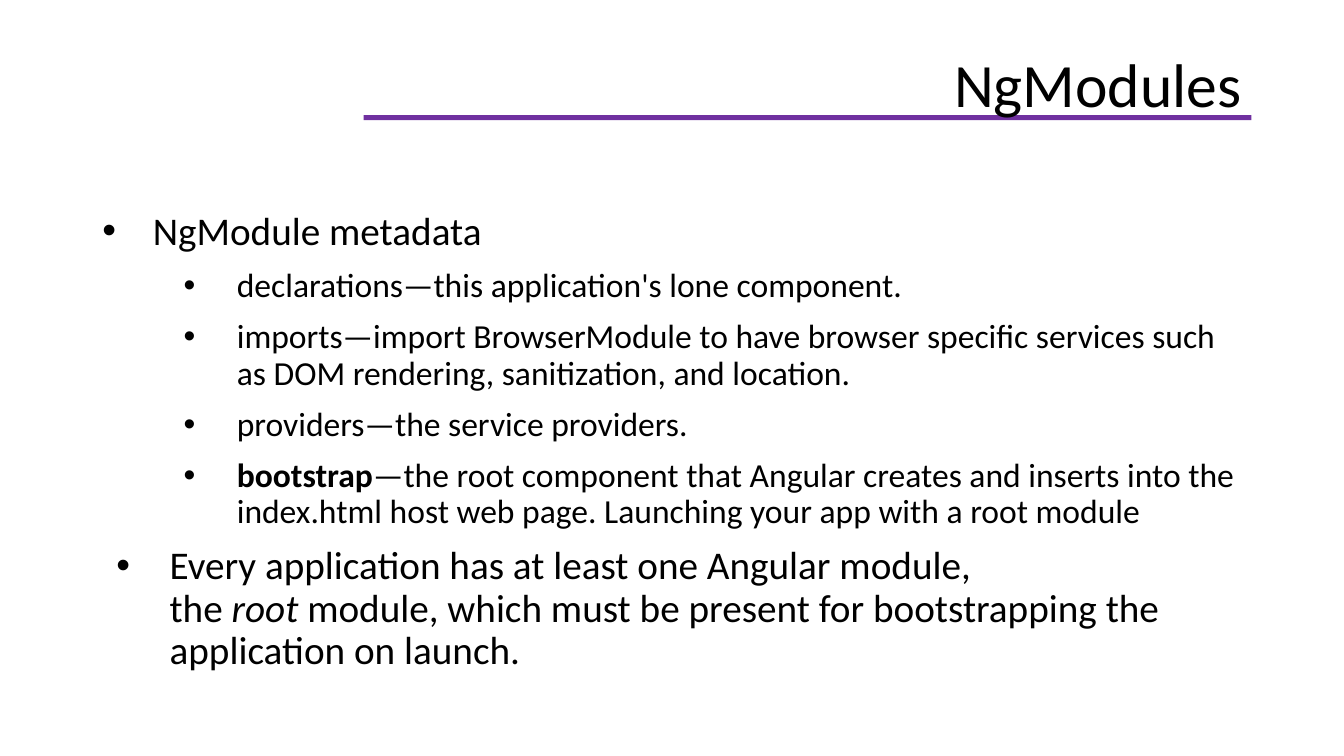
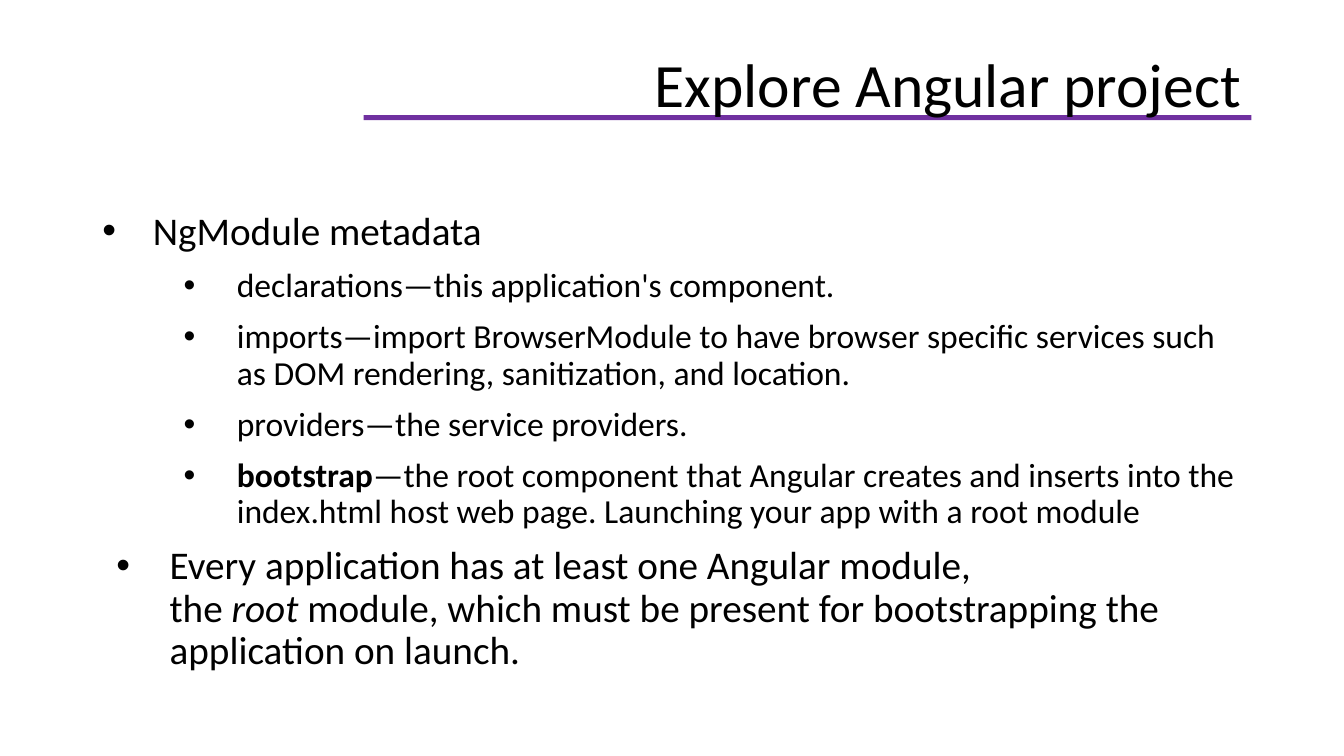
Before and after one commit to helenhash/angular-training, a slide deck: slide 16 of docs/Angular Training.pptx (slide 22 before the commit). Drawn at 1344x756 pixels with LibreOffice and Linux fonts; fonts in the diff are those of the drawing; background and template pictures are left out. Boxes give left, top, right and bottom in pixels: in the first picture for what was removed or moved away, otherwise in the second. Text is boxed around its words. In the diff, an @@ line names an element or a change of style, - is before the commit and + after.

```diff
--- a/docs/Angular Training.pptx
+++ b/docs/Angular Training.pptx
@@ title at bbox=[655, 64, 1241, 120]: text changed @@
-NgModules
+Explore Angular project
@@ text at bbox=[237, 273, 834, 303]: text changed @@
-  • declarations—this application's lone component.
+  • declarations—this application's component.
```
Also in this commit, not shown: 43 other slides changed, 9 slides added, 9 slides removed, 18 other files.
